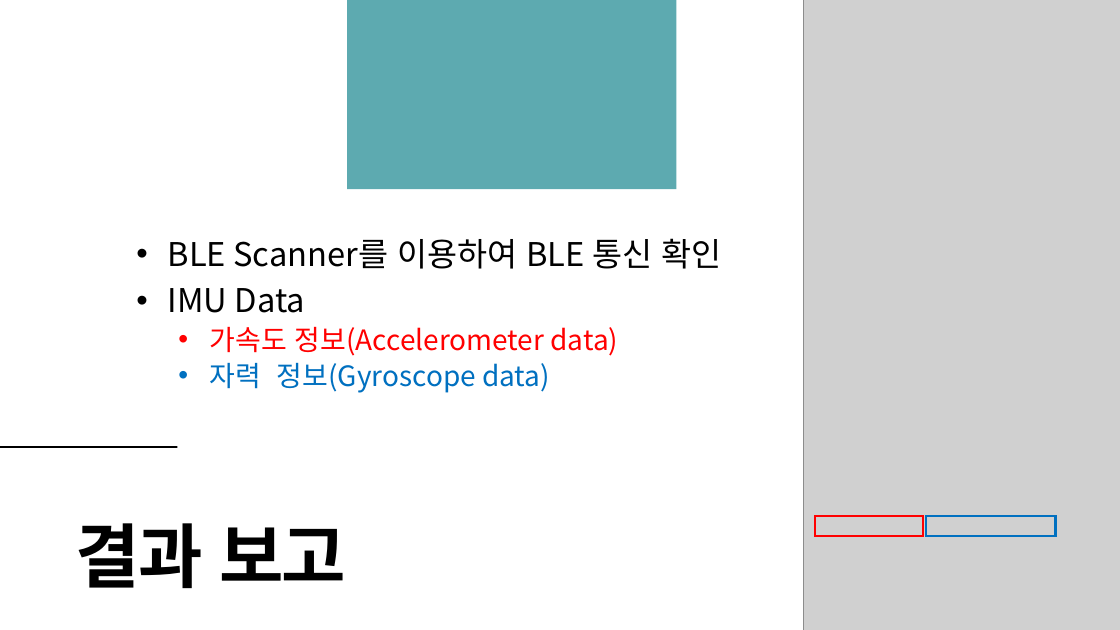
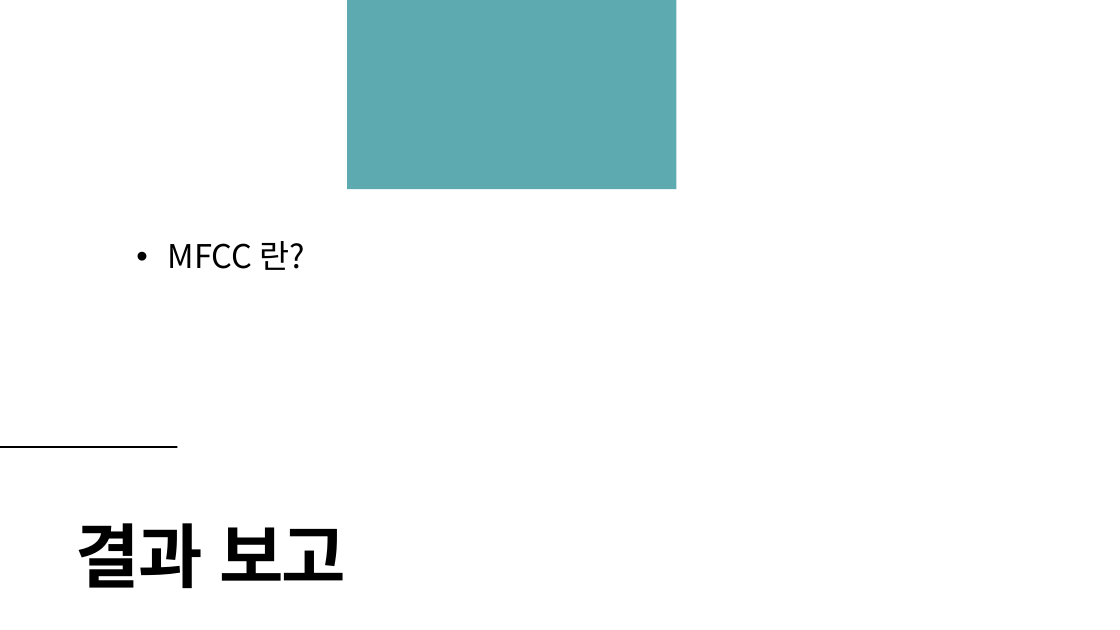
Before and after one commit to TeamPhoneticCode/Report, a slide deck: slide 6 of 2021_졸업과제_1번째_진행보고.pptx. Drawn at 1120x630 pixels with LibreOffice and Linux fonts; fonts in the diff are those of the drawing; grey boxes stand for pictures. Boxes give left, top, right and bottom in pixels: in the first picture for what was removed or moved away, otherwise in the second. Text is boxed around its words. In the diff, an @@ line names an element or a change of style, - is before the commit and + after.

Commit message:
update 1st ppt

```diff
--- a/2021_졸업과제_1번째_진행보고.pptx
+++ b/2021_졸업과제_1번째_진행보고.pptx
@@ picture removed at bbox=[804, 0, 1120, 630] @@
@@ text at bbox=[168, 241, 305, 270]: text changed; size 24 to 28 pt @@
-• BLE Scanner를 이용하여 BLE 통신 확인
-• IMU Data
-  • 가속도 정보(Accelerometer data)
-  • 자력 정보(Gyroscope data)
+• MFCC 란?
@@ rectangle removed at bbox=[815, 516, 923, 536] @@
@@ rectangle removed at bbox=[927, 516, 1056, 536] @@
```
Also in this commit, not shown: 2 other slides changed, 1 slide added, 1 slide removed.
